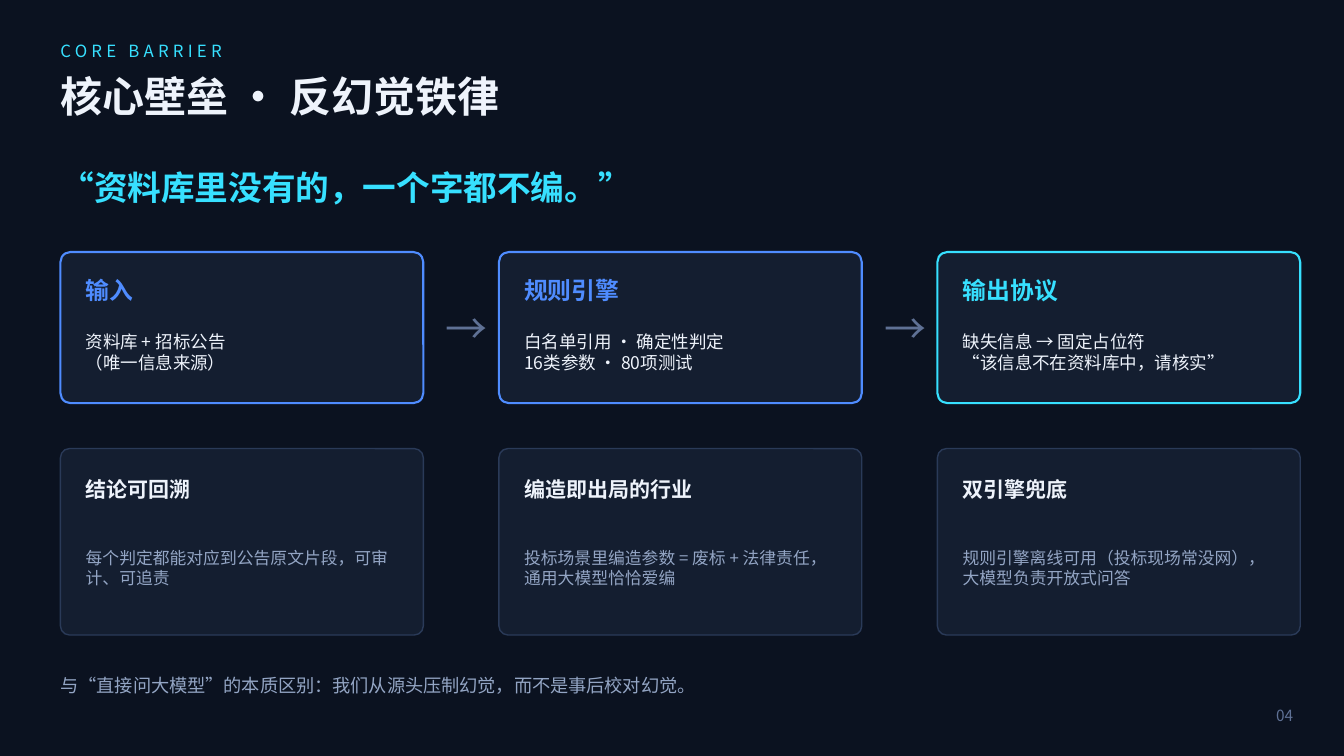
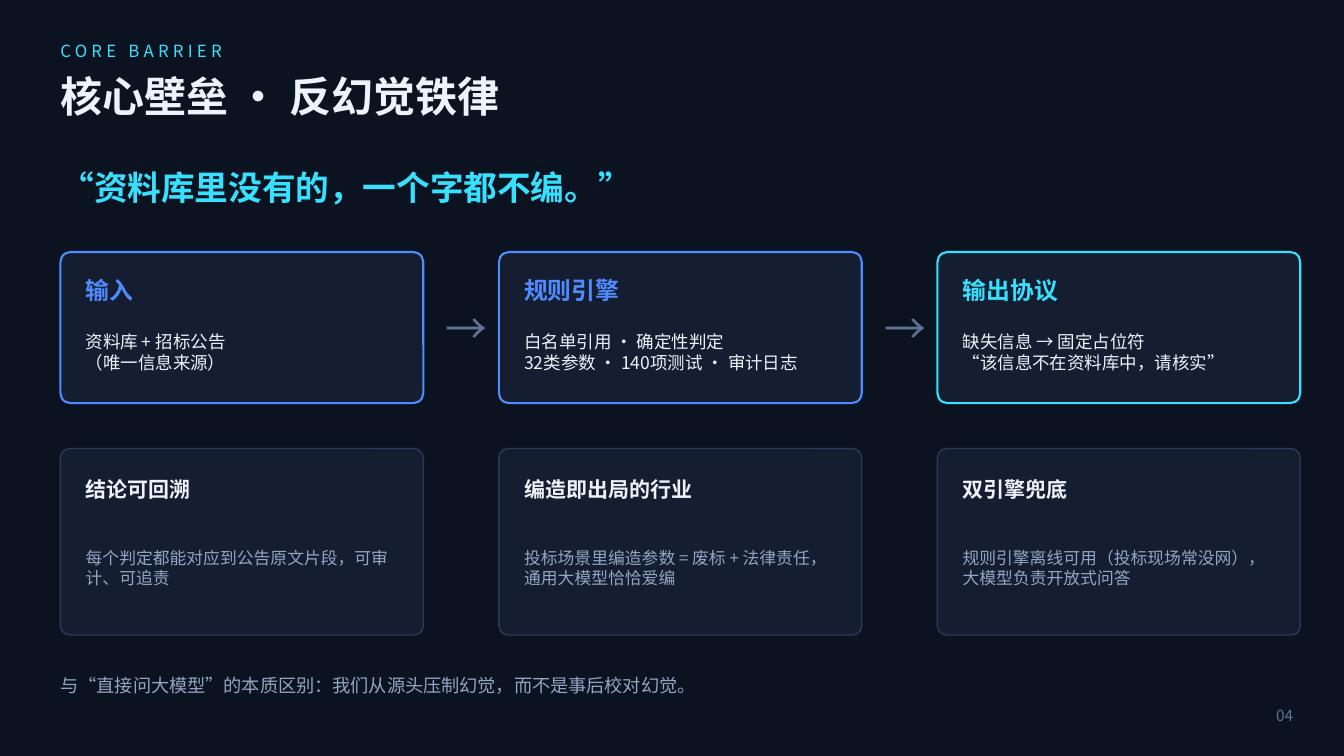
Before and after one commit to azzb66223944qq/bidpilot, a slide deck: slide 5 of docs/Roadshow-Deck-BidPilot.pptx. Drawn at 1344x756 pixels with LibreOffice and Linux fonts; fonts in the diff are those of the drawing. Boxes give left, top, right and bottom in pixels: in the first picture for what was removed or moved away, otherwise in the second. Text is boxed around its words. In the diff, an @@ line names an element or a change of style, - is before the commit and + after.

```diff
--- a/docs/Roadshow-Deck-BidPilot.pptx
+++ b/docs/Roadshow-Deck-BidPilot.pptx
@@ text at (524,354,798,371): text changed @@
-16类参数 · 80项测试
+32类参数 · 140项测试 · 审计日志
```
Also in this commit, not shown: 9 other slides changed, 22 other files.
